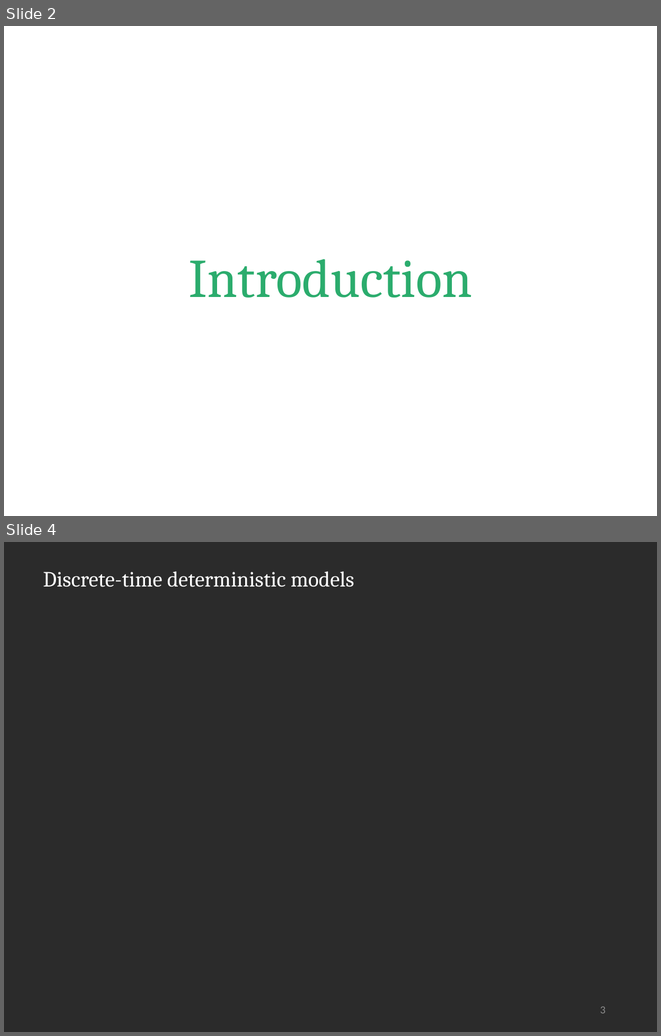
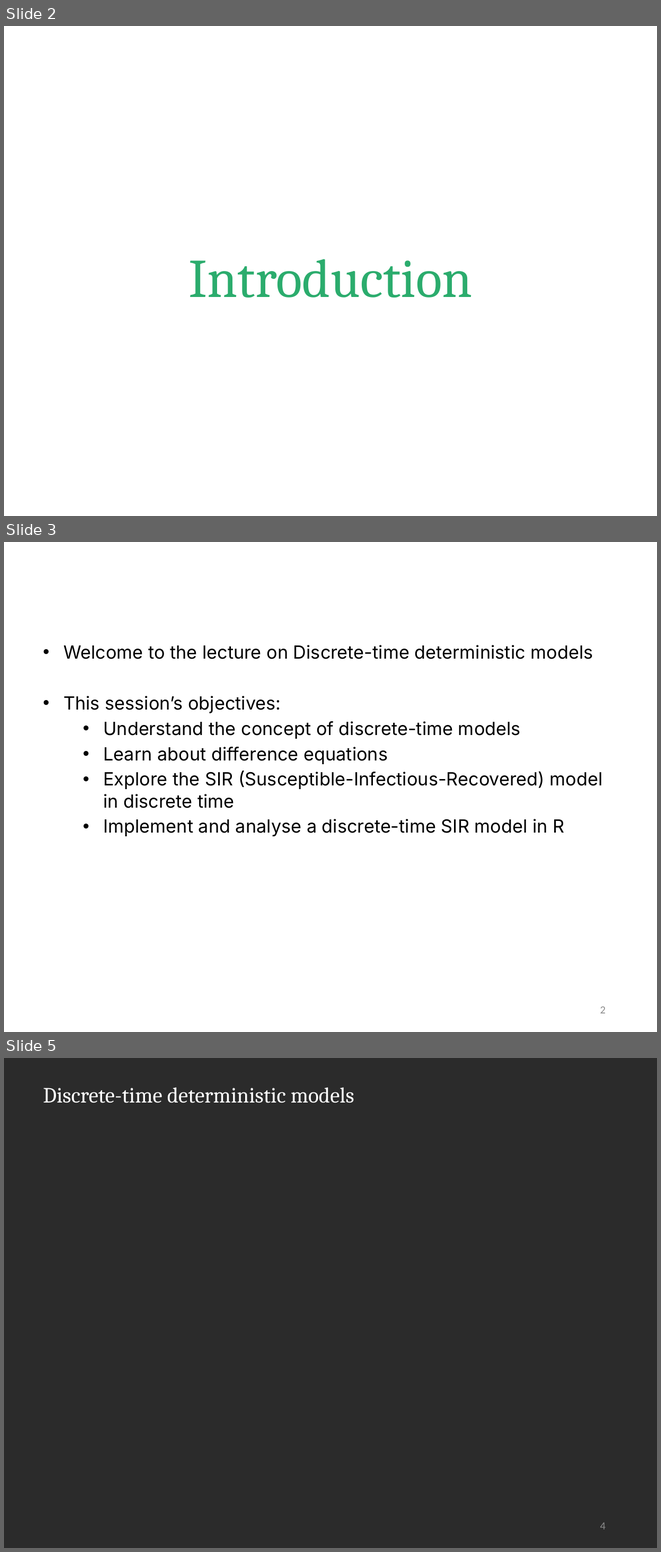
Before and after one commit to cmmid/mtm, a slide deck: slides/Lecture_03_DiscreteDeterministic.pptx. Shown one above the other, each under a label of ours: slides 2 and 4 before the commit, slides 2, 3 and 5 after it; the slides between them are not shown. The pictures are 661x1036 and 661x1552 pixels, drawn with LibreOffice and Linux fonts; fonts in the diff are those of the drawing; grey boxes stand for pictures; background and template pictures are left out; a plain dark background stands for a picture behind light text. Boxes give left, top, right and bottom in pixels: in the first picture for what was removed or moved away, otherwise in the second. Text is boxed around its words. In the diff, an @@ line names an element or a change of style, - is before the commit and + after.

```diff
--- a/slides/Lecture_03_DiscreteDeterministic.pptx
+++ b/slides/Lecture_03_DiscreteDeterministic.pptx
@@ slide 3 added at (x1=4, y1=542, x2=657, y2=1032), background picture (left out) @@
@@ title added at (x1=37, y1=562, x2=515, y2=607), 24 pt, text #FFFFFF @@
+Introduction
@@ text added at (x1=63, y1=645, x2=603, y2=836), 20 pt, text #000000 @@
+• Welcome to the lecture on Discrete-time deterministic models
+• This session’s objectives:
+  • Understand the concept of discrete-time models
+  • Learn about difference equations
+  • Explore the SIR (Susceptible-Infectious-Recovered) model in discrete time
+  • Implement and analyse a discrete-time SIR model in R
@@ page number added at (x1=600, y1=1006, x2=606, y2=1013), 12 pt, text #8C8C8C @@
+2
@@ what was slide 4 is now slide 5 @@
@@ page number at (x1=600, y1=1522, x2=606, y2=1529): text changed @@
-3
+4
```
Also in this commit, not shown: 2 slides changed, 33 other files.
